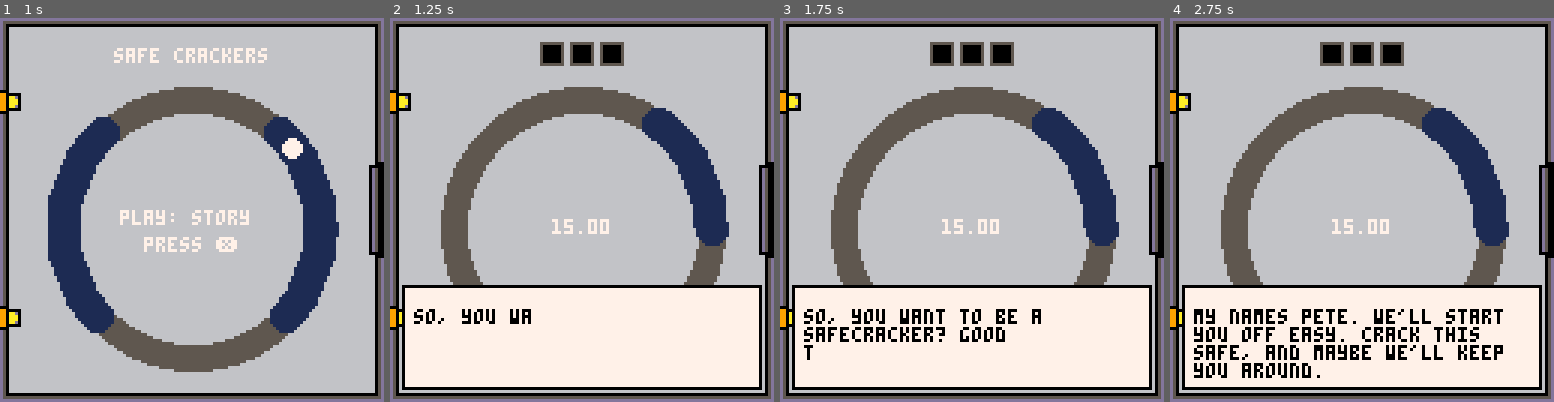
Above: before the commit, frames 1-4 (left to right).
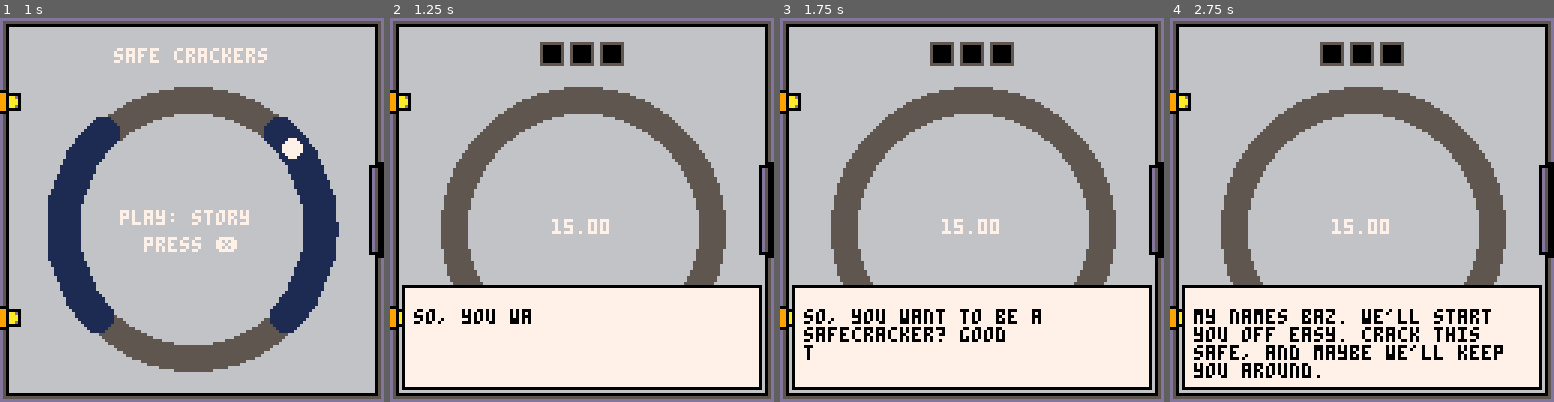
Above: after the commit, the same moments.

Repository: verdantran/pico_safe_cracker
Game: PICO-8 cartridge safe_crackers.p8
The game is run twice, just before and just after one commit, with the same random seed, the same clock (stepped at 60 frames per second) and the same inputs.
Inputs:
- Up to frame 1 (1 s): tap O (Z key) at 0.33, 0.7 s
- Up to frame 2 (1.25 s): tap X (X key) at 1.07 s
- Up to frame 3 (1.75 s): tap O (Z key) at 1.43 s
- Up to frame 4 (2.75 s): hold Left 1.97-2.37 s; tap X (X key) at 2.07, 2.4, 2.73 s; tap O (Z key) at 2.22 s; hold Down from 2.42 s (still down)

Frame 1 is identical in both runs. In frame 2, 3.3% of the frame differs, in the area x 65-89%, y 23-60%; in frame 3, 3.3%; in frame 4, 4.0%, in the area x 35-89%, y 23-80%.

Commit message:
fix reset

Diff:
--- a/data/levels.lua
+++ b/data/levels.lua
@@ -7,8 +7,8 @@
                     x = -50,
                     y = -50,
                     angle = 0,
-                    angle_speed = 0.005,
-                    angle_base_speed = 0.005,
+                    angle_speed = 0.007,
+                    angle_base_speed = 0.007,
                     angle_speed_step = 0.003,
                     radius = 43,
                     size=3
@@ -31,6 +31,7 @@
                     solved = false,
                     game_over=false,
                     win_positions = {},
+                    initial_reset_done=false
                 },
                 indicator={
                     x=40,
@@ -47,7 +48,7 @@
         },
         queue_level_start_dialog=function()
             dialog:queue("so, you want to be a safecracker? good timing-our last guy got busted yesterday.")
-            dialog:queue("my names pete. we'll start you off easy. crack this safe, and maybe we'll keep you around.")
+            dialog:queue("my names baz. we'll start you off easy. crack this safe, and maybe we'll keep you around.")
             dialog:queue("above you is a circle. when the white dial hits the blue zone, press ❎.")
             dialog:queue("hit it three times, and the safe's yours.")
             dialog:queue("oh, and the cops will be on their way once the timer starts, so don't waste time!")
@@ -92,6 +93,7 @@
                     solved = false,
                     game_over=false,
                     win_positions = {},
+                    initial_reset_done=false,
                 },
                 indicator={
                     x=40,
@@ -152,6 +154,7 @@
                     solved = false,
                     game_over=false,
                     win_positions = {},
+                    initial_reset_done=false,
                 },
                 indicator={
                     x=35,
@@ -189,8 +192,8 @@
                     x = -50,
                     y = -50,
                     angle = 0,
-                    angle_speed = 0.005,
-                    angle_base_speed = 0.005,
+                    angle_speed = 0.007,
+                    angle_base_speed = 0.007,
                     angle_speed_step = 0.006,
                     radius = 23,
                     size=3
@@ -213,6 +216,7 @@
                     cur_lock = 0,
                     solved = false,
                     win_positions = {},
+                    initial_reset_done=false,
                 },
                 indicator={
                     x=10,
@@ -231,8 +235,8 @@
                     x = -50,
                     y = -50,
                     angle = 0,
-                    angle_speed = 0.005,
-                    angle_base_speed = 0.005,
+                    angle_speed = 0.007,
+                    angle_base_speed = 0.007,
                     angle_speed_step = 0.006,
                     radius = 23,
                     size=3
@@ -254,6 +258,7 @@
                     cur_lock = 0,
                     solved = false,
                     win_positions = {},
+                    initial_reset_done=false,
                 },
                 indicator={
                     x=70,
@@ -289,8 +294,8 @@
                     x = -50,
                     y = -50,
                     angle = 0,
-                    angle_speed = 0.005,
-                    angle_base_speed = 0.005,
+                    angle_speed = 0.007,
+                    angle_base_speed = 0.007,
                     angle_speed_step = 0.006,
                     radius = 23,
                     size=3
@@ -312,6 +317,7 @@
                     cur_lock = 0,
                     solved = false,
                     win_positions = {},
+                    initial_reset_done=false,
                 },
                 indicator={
                     x=10,
@@ -330,8 +336,8 @@
                     x = -50,
                     y = -50,
                     angle = 0,
-                    angle_speed = 0.005,
-                    angle_base_speed = 0.005,
+                    angle_speed = 0.007,
+                    angle_base_speed = 0.007,
                     angle_speed_step = 0.006,
                     radius = 23,
                     size=3
@@ -353,6 +359,7 @@
                     cur_lock = 0,
                     solved = false,
                     win_positions = {},
+                    initial_reset_done=false,
                 },
                 indicator={
                     x=70,
@@ -405,12 +412,12 @@
                     cy = 70,
                     radius=25,
                     inner_radius=20,
-
-                    rotate_clockwise = true,
-                    total_locks = 3,
-                    cur_lock = 0,
-                    solved = false,
-                    win_positions = {},
+                    rotate_clockwise = true,
+                    total_locks = 3,
+                    cur_lock = 0,
+                    solved = false,
+                    win_positions = {},
+                    initial_reset_done=false,
                 },
                 indicator={
                     x=10,
@@ -429,8 +436,8 @@
                     x = -50,
                     y = -50,
                     angle = 0,
-                    angle_speed = 0.005,
-                    angle_base_speed = 0.005,
+                    angle_speed = 0.007,
+                    angle_base_speed = 0.007,
                     angle_speed_step = 0.006,
                     radius = 23,
                     size=3
@@ -452,6 +459,7 @@
                     cur_lock = 0,
                     solved = false,
                     win_positions = {},
+                    initial_reset_done=false,
                 },
                 indicator={
                     x=65,
@@ -510,6 +518,7 @@
                     cur_lock = 0,
                     solved = false,
                     win_positions = {},
+                    initial_reset_done=false,
                 },
                 indicator={
                     x=10,
@@ -551,6 +560,7 @@
                     cur_lock = 0,
                     solved = false,
                     win_positions = {},
+                    initial_reset_done=false,
                 },
                 indicator={
                     x=67,
@@ -593,6 +603,7 @@
                     cur_lock = 0,
                     solved = false,
                     win_positions = {},
+                    initial_reset_done=false,
                 },
                 indicator={
                     x=38.5,
@@ -655,6 +666,7 @@
                     cur_lock = 0,
                     solved = false,
                     win_positions = {},
+                    initial_reset_done=false,
                 },
                 indicator={
                     x=10,
@@ -696,6 +708,7 @@
                     cur_lock = 0,
                     solved = false,
                     win_positions = {},
+                    initial_reset_done=false,
                 },
                 indicator={
                     x=67,
@@ -737,6 +750,7 @@
                     cur_lock = 0,
                     solved = false,
                     win_positions = {},
+                    initial_reset_done=false,
                 },
                 indicator={
                     x=38.5,
@@ -794,6 +808,7 @@
                     cur_lock = 0,
                     solved = false,
                     win_positions = {},
+                    initial_reset_done=false,
                 },
                 indicator={
                     x=10,
@@ -835,6 +850,7 @@
                     cur_lock = 0,
                     solved = false,
                     win_positions = {},
+                    initial_reset_done=false,
                 },
                 indicator={
                     x=67,
@@ -876,6 +892,7 @@
                     cur_lock = 0,
                     solved = false,
                     win_positions = {},
+                    initial_reset_done=false,
                 },
                 indicator={
                     x=10,
@@ -917,6 +934,7 @@
                     cur_lock = 0,
                     solved = false,
                     win_positions = {},
+                    initial_reset_done=false,
                 },
                 indicator={
                     x=67,
--- a/main.lua
+++ b/main.lua
@@ -91,6 +91,16 @@
     dialog_playing = count(dialog.dialog_queue) > 0
     dialog_update()
 
+    --do initial dial random pos
+    if cur_dials != nil then
+        for dial in all(current_level.dials) do
+            if not dial.config.initial_reset_done then
+                create_new_win_area(dial,true)
+                dial.config.initial_reset_done=true
+            end
+        end
+    end
+
     -- If dialog has just finished and we need to load the next level
     if not dialog_playing and load_next_level_when_dialog_complete then
         load_next_level_when_dialog_complete = false
--- a/utils/level_manager.lua
+++ b/utils/level_manager.lua
@@ -4,6 +4,8 @@
     for level in all(levels) do
         if level.id == level_id then
             if(level.id==9) then
+                -- reset the level before going to the ending
+                reset_level()
                 change_game_state(game_state.ending)
                 return
             end
@@ -17,6 +19,7 @@
                 dial.timer.base_time = dial.timer.time
                 dial.target.angle_base = dial.target.angle
                 dial.config.rotate_clockwise_base = dial.config.rotate_clockwise
+                dial.config.initial_reset_done=false
                 dial.target.angle_speed_base = dial.target.angle_speed
                 dial.win_zone.base_length = dial.win_zone.length
                 dial.win_zone.base_angle = dial.win_zone.angle
@@ -66,6 +69,7 @@
 
 function reset_level()
     for dial in all(cur_dials) do
+        log("resetting")
         reset_dial_full(dial)
     end
 end
Not shown, changed: the music (__music__) section of safe_crackers.p8
Not shown, changed: the sound effects (__sfx__) section of safe_crackers.p8
